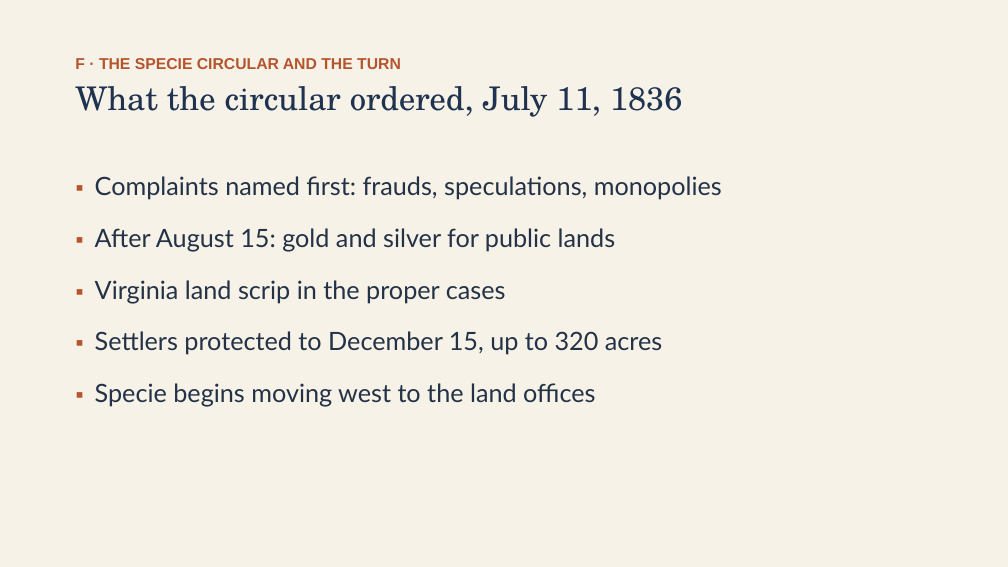
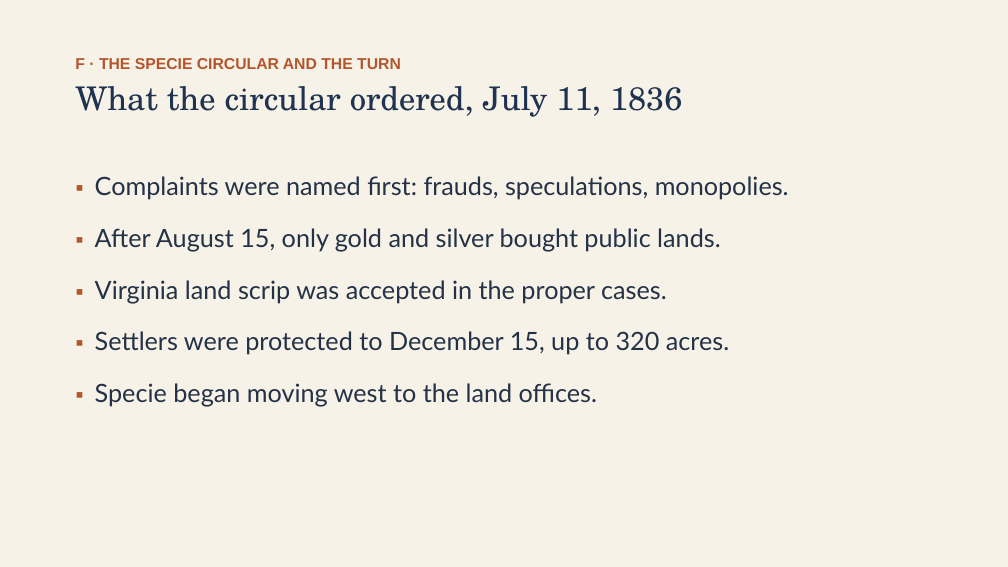
Before and after one commit to ab17gthb/humanities-curriculum-group, a slide deck: slide 17 of jackson-reform/lesson-04/lesson-04-slides.pptx. Drawn at 1008x567 pixels with LibreOffice and Linux fonts; fonts in the diff are those of the drawing. Boxes give left, top, right and bottom in pixels: in the first picture for what was removed or moved away, otherwise in the second. Text is boxed around its words. In the diff, an @@ line names an element or a change of style, - is before the commit and + after.

```diff
--- a/jackson-reform/lesson-04/lesson-04-slides.pptx
+++ b/jackson-reform/lesson-04/lesson-04-slides.pptx
@@ text at (95,176,789,406): text changed @@
-▪ Complaints named first: frauds, speculations, monopolies
-▪ After August 15: gold and silver for public lands
-▪ Virginia land scrip in the proper cases
-▪ Settlers protected to December 15, up to 320 acres
-▪ Specie begins moving west to the land offices
+▪ Complaints were named first: frauds, speculations, monopolies.
+▪ After August 15, only gold and silver bought public lands.
+▪ Virginia land scrip was accepted in the proper cases.
+▪ Settlers were protected to December 15, up to 320 acres.
+▪ Specie began moving west to the land offices.
```
Also in this commit, not shown: 9 other slides changed, 6 other files.
